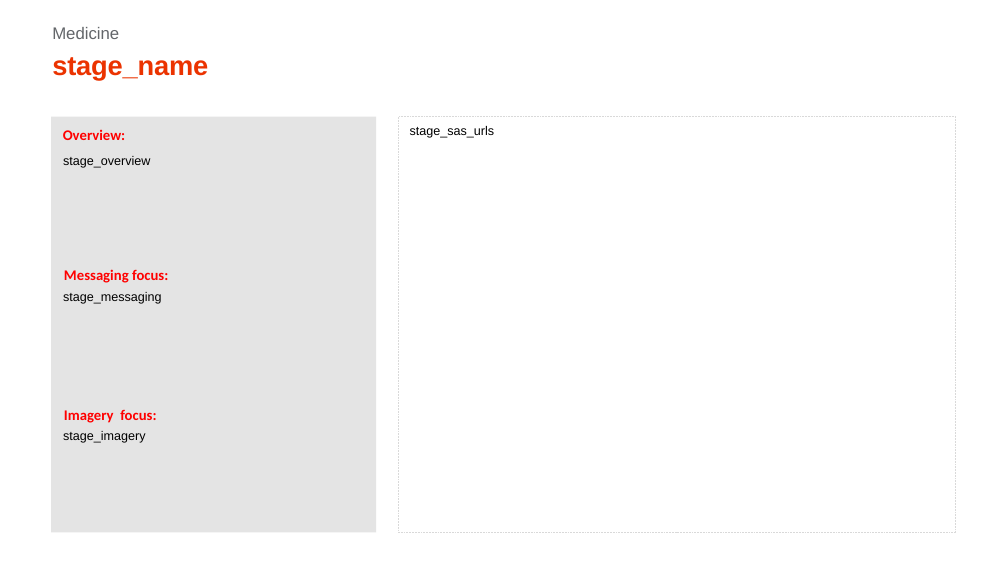
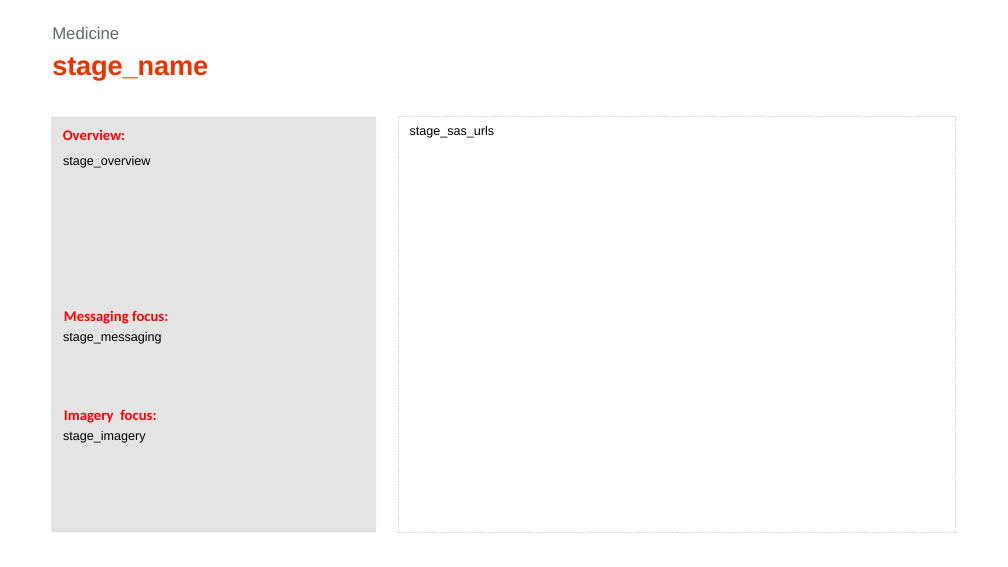
Before and after one commit to xpistos90210/templates, a slide deck: slide 1 of brand_review_template.pptx. Drawn at 1008x567 pixels with LibreOffice and Linux fonts; fonts in the diff are those of the drawing. Boxes give left, top, right and bottom in pixels: in the first picture for what was removed or moved away, otherwise in the second. Text is boxed around its words. In the diff, an @@ line names an element or a change of style, - is before the commit and + after.

```diff
--- a/brand_review_template.pptx
+++ b/brand_review_template.pptx
@@ text "stage_messaging": place and size @@
-text "stage_messaging" at <box>63,292,162,304</box>
+text "stage_messaging" at <box>63,332,162,344</box>
@@ text "Messaging focus:": place and size @@
-text "Messaging focus:" at <box>64,269,168,283</box>
+text "Messaging focus:" at <box>64,310,168,324</box>
```
Also in this commit, not shown: 4 other slides changed, 1 slide added.
